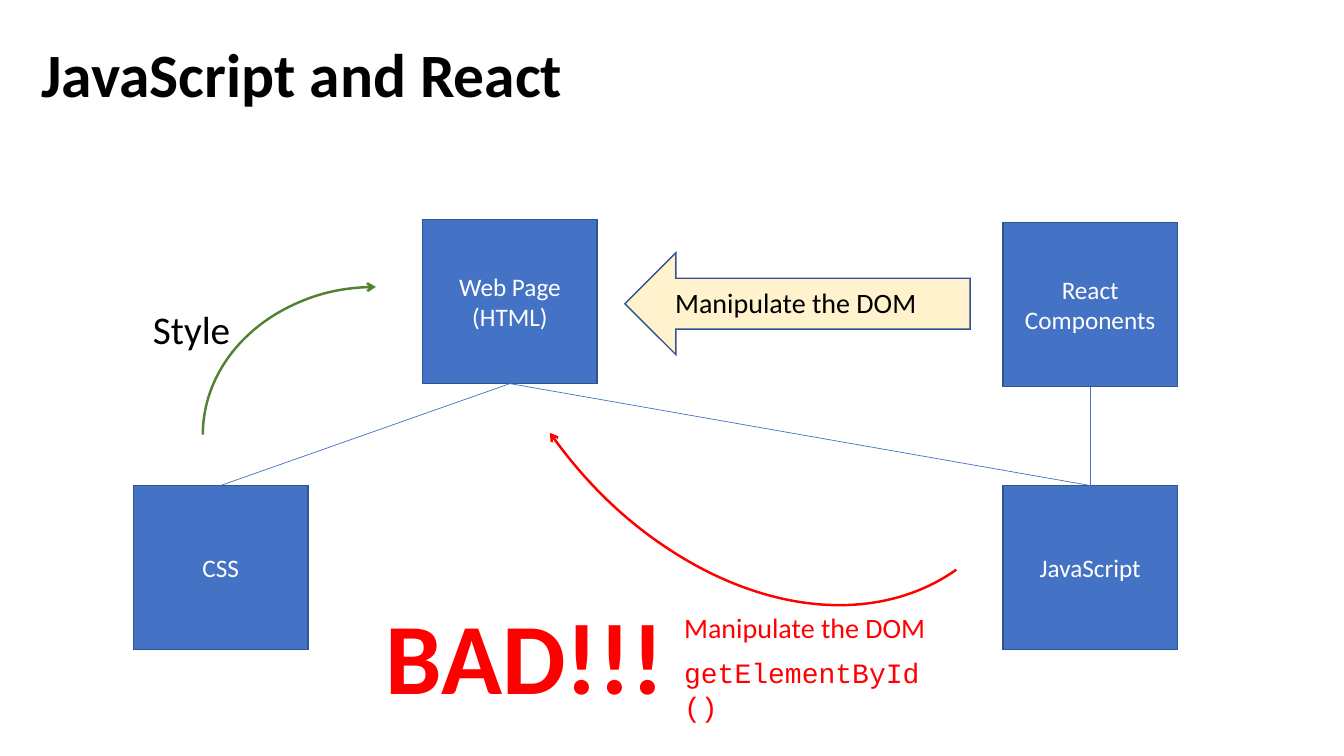
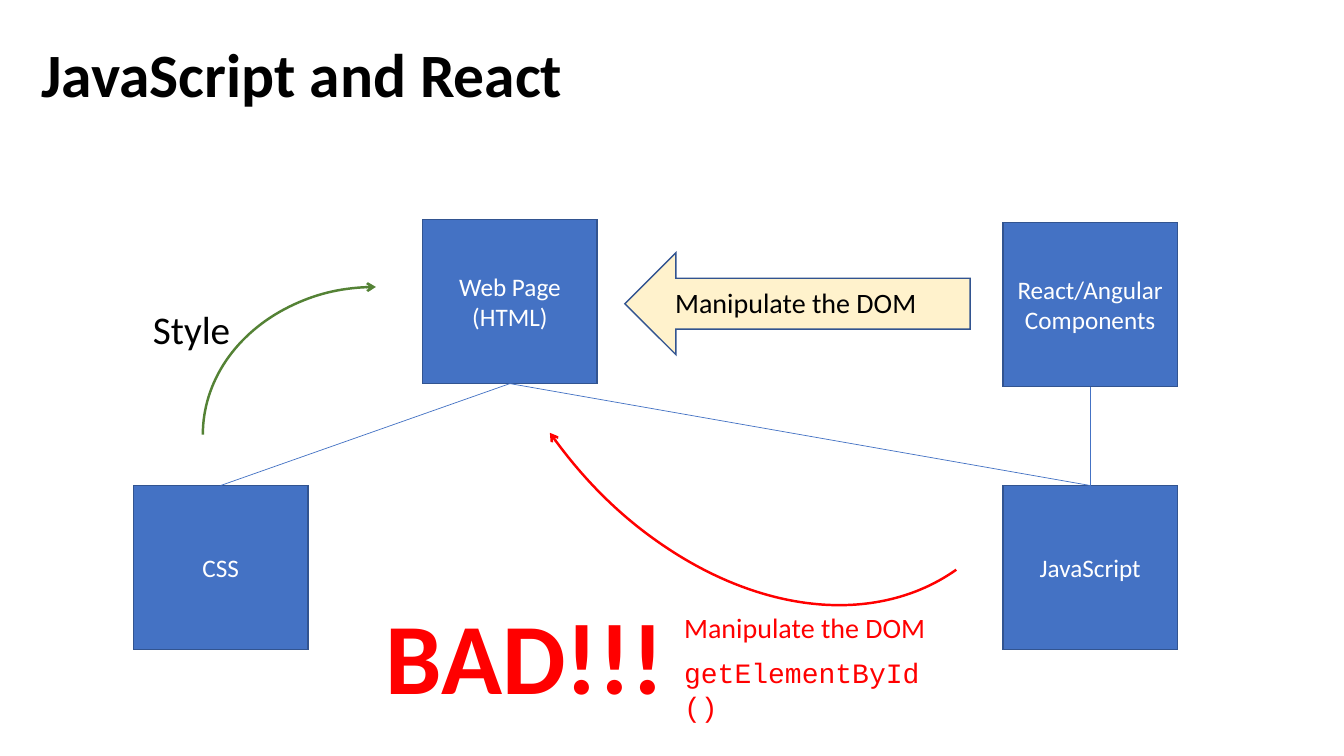
Before and after one commit to PKavya1792/Javascript, a slide deck: slide 9 of docs/JavaIntro.pptx. Drawn at 1344x756 pixels with LibreOffice and Linux fonts; fonts in the diff are those of the drawing. Boxes give left, top, right and bottom in pixels: in the first picture for what was removed or moved away, otherwise in the second. Text is boxed around its words. In the diff, an @@ line names an element or a change of style, - is before the commit and + after.

```diff
--- a/docs/JavaIntro.pptx
+++ b/docs/JavaIntro.pptx
@@ text in rectangle at bbox=[1018, 281, 1163, 333]: text changed @@
-React Components
+React/Angular Components
```
Also in this commit, not shown: 7 other slides changed, 1 other file.
